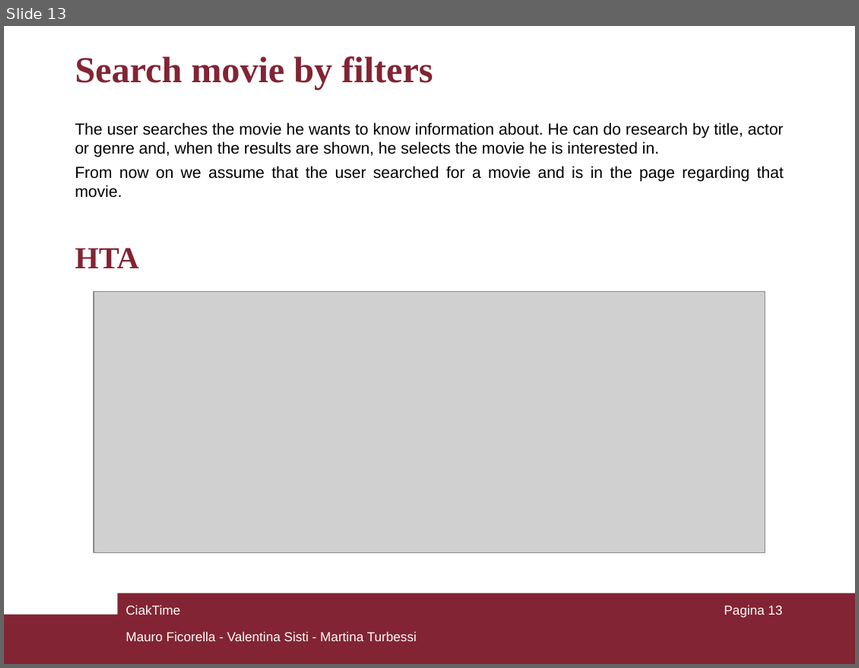
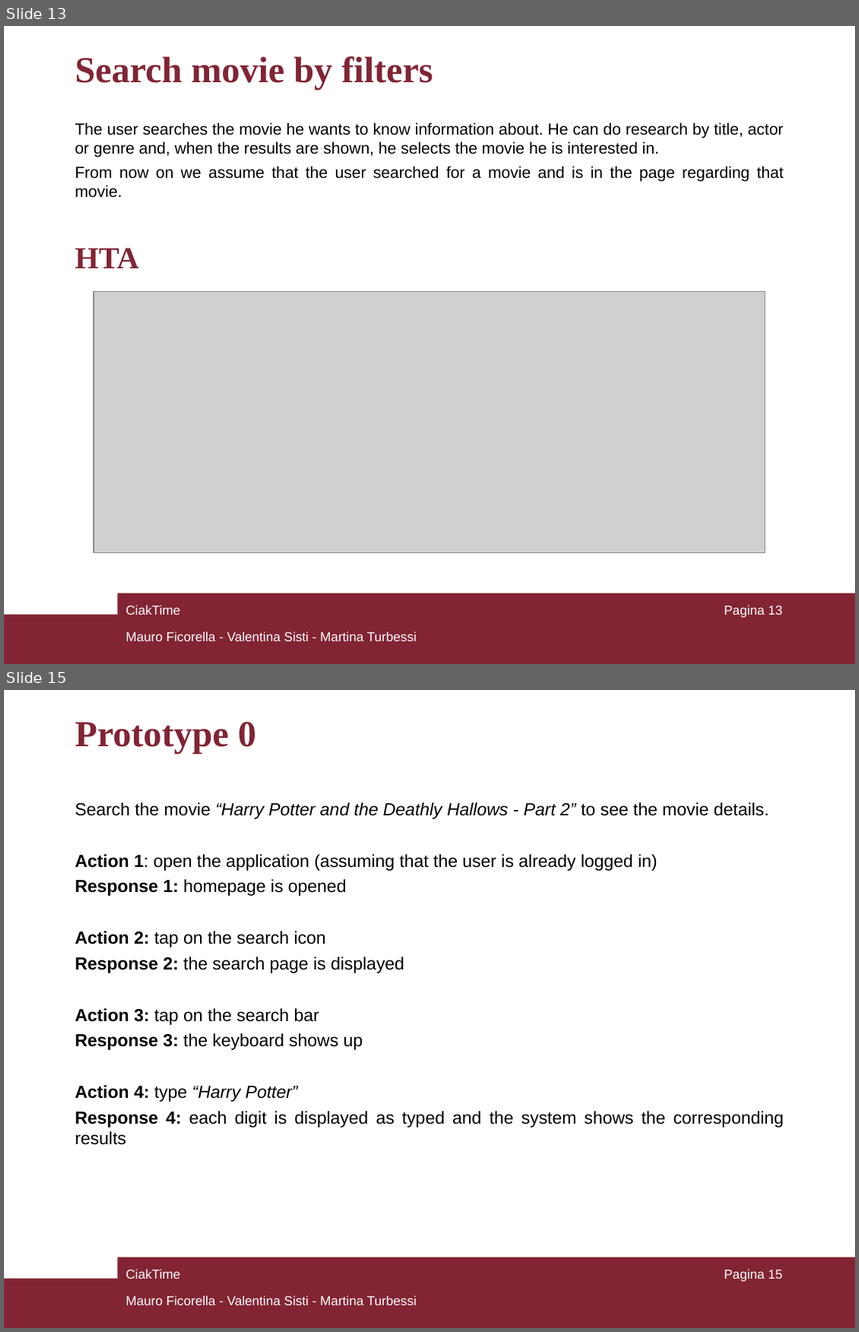
Before and after one commit to mauroficorella/Human-Computer-Interaction, a slide deck: Documentazione/CiakTime_HCI.ppt. Shown one above the other, each under a label of ours: slide 13 before the commit, slides 13 and 15 after it; the slides between them are not shown. The pictures are 859x668 and 859x1332 pixels, drawn with LibreOffice and Linux fonts; fonts in the diff are those of the drawing; grey boxes stand for pictures. Boxes give left, top, right and bottom in pixels: in the first picture for what was removed or moved away, otherwise in the second. Text is boxed around its words. In the diff, an @@ line names an element or a change of style, - is before the commit and + after.

Commit message:
ppt updated

```diff
--- a/Documentazione/CiakTime_HCI.ppt
+++ b/Documentazione/CiakTime_HCI.ppt
@@ slide 15 added at (x1=4, y1=690, x2=855, y2=1328), background #FFFFFF; not listed: 2 template elements that a slide beside it also shows @@
@@ text added at (x1=75, y1=722, x2=256, y2=753), 31 pt, text #822433, bold @@
+Prototype 0
@@ text added at (x1=75, y1=802, x2=784, y2=1145), 14.8 pt, text #000000 @@
+Search the movie “Harry Potter and the Deathly Hallows - Part 2” to see the movie details.
+Action 1: open the application (assuming that the user is already logged in)
+Response 1: homepage is opened
+Action 2: tap on the search icon
+Response 2: the search page is displayed
+Action 3: tap on the search bar
+Response 3: the keyboard shows up
+Action 4: type “Harry Potter”
+Response 4: each digit is displayed as typed and the system shows the corresponding results
@@ text added at (x1=126, y1=1269, x2=180, y2=1279), 11 pt, text #FFFFFF @@
+CiakTime
@@ page number added at (x1=724, y1=1269, x2=783, y2=1282), 11 pt, text #FFFFFF @@
+Pagina 15
@@ text added at (x1=126, y1=1296, x2=417, y2=1306), 11 pt, text #FFFFFF @@
+Mauro Ficorella - Valentina Sisti - Martina Turbessi
```
Also in this commit, not shown: 3 slides changed, 1 other slide added.
